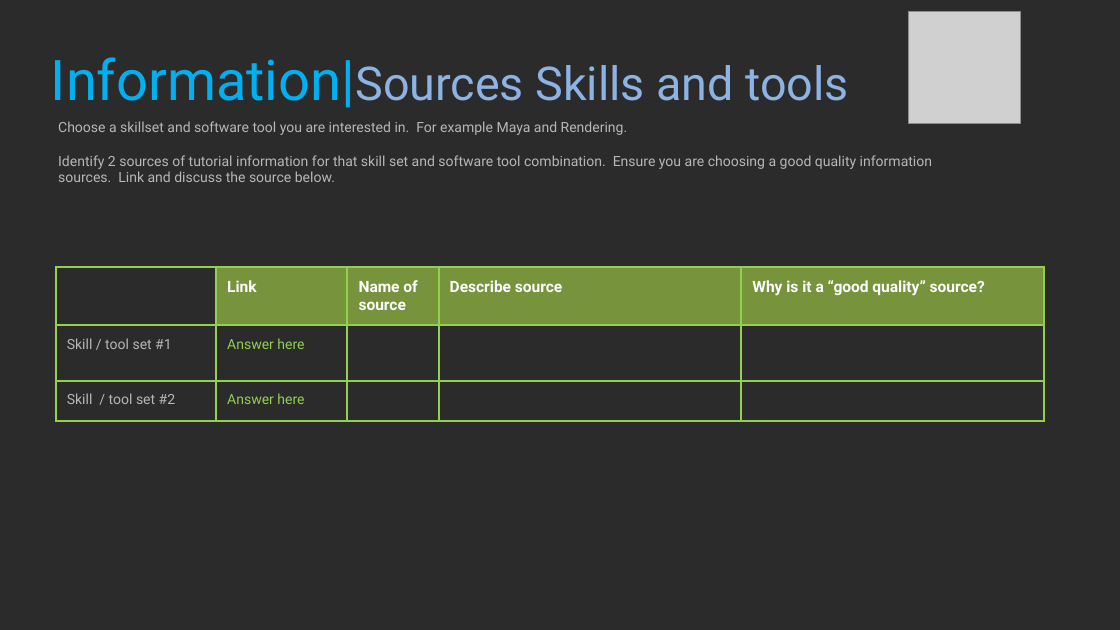
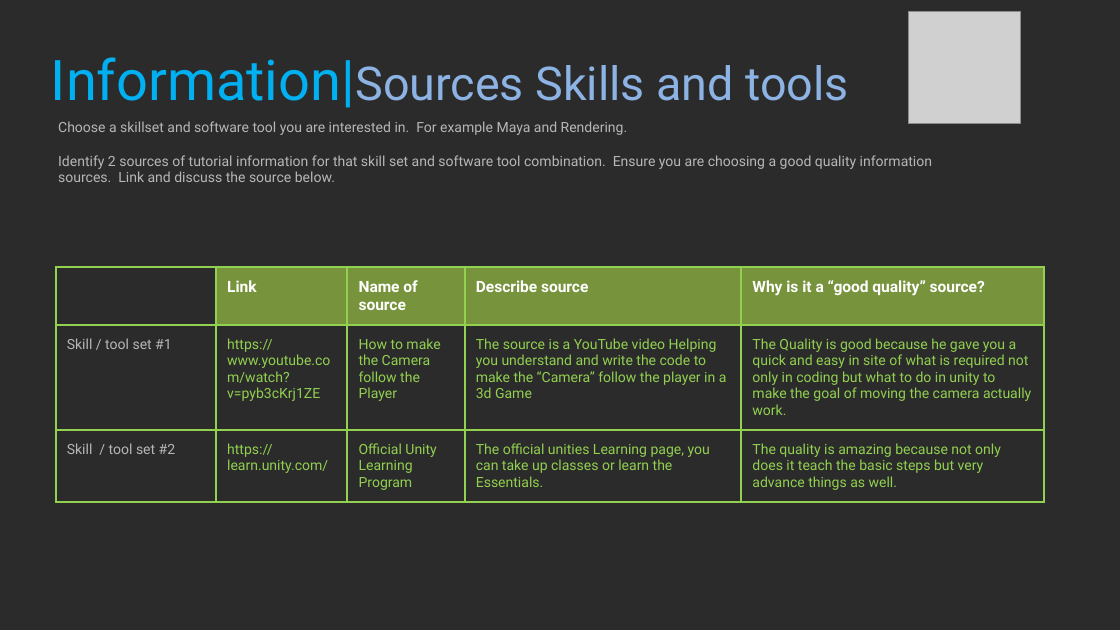
Before and after one commit to BenMate/ProfStudy1, a slide deck: slide 27 of 2021_Professional_Studies_1_YourName.pptx. Drawn at 1120x630 pixels with LibreOffice and Linux fonts; fonts in the diff are those of the drawing; grey boxes stand for pictures; background and template pictures are left out; a plain dark background stands for a picture behind light text. Boxes give left, top, right and bottom in pixels: in the first picture for what was removed or moved away, otherwise in the second. Text is boxed around its words. In the diff, an @@ line names an element or a change of style, - is before the commit and + after.

Commit message:
only thing left is whs

```diff
--- a/2021_Professional_Studies_1_YourName.pptx
+++ b/2021_Professional_Studies_1_YourName.pptx
@@ table at (56,267,1044,494) @@
-row 2: Skill / tool set #1 | Answer here |  |  | 
+row 2: Skill / tool set #1 | https://www.youtube.com/watch?v=pyb3cKrj1ZE | How to make the Camera follow the Player | The source is a YouTube video Helping you understand and write the code to make the “Camera” follow the player in a 3d Game | The Quality is good because he gave you a quick and easy in site of what is required not only in coding but what to do in unity to make the goal of moving the camera actually work.
-row 3: Skill / tool set #2 | Answer here |  |  | 
+row 3: Skill / tool set #2 | https://learn.unity.com/ | Official Unity Learning Program | The official unities Learning page, you can take up classes or learn the Essentials. | The quality is amazing because not only does it teach the basic steps but very advance things as well.
```
Also in this commit, not shown: 26 other slides changed, 6 other files.
